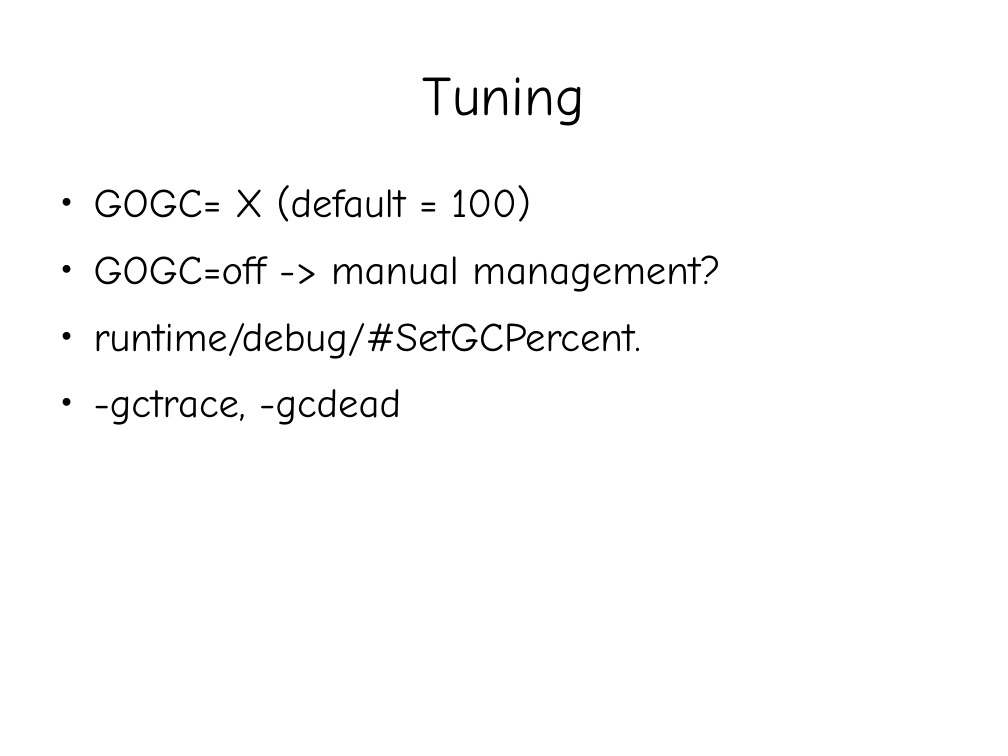
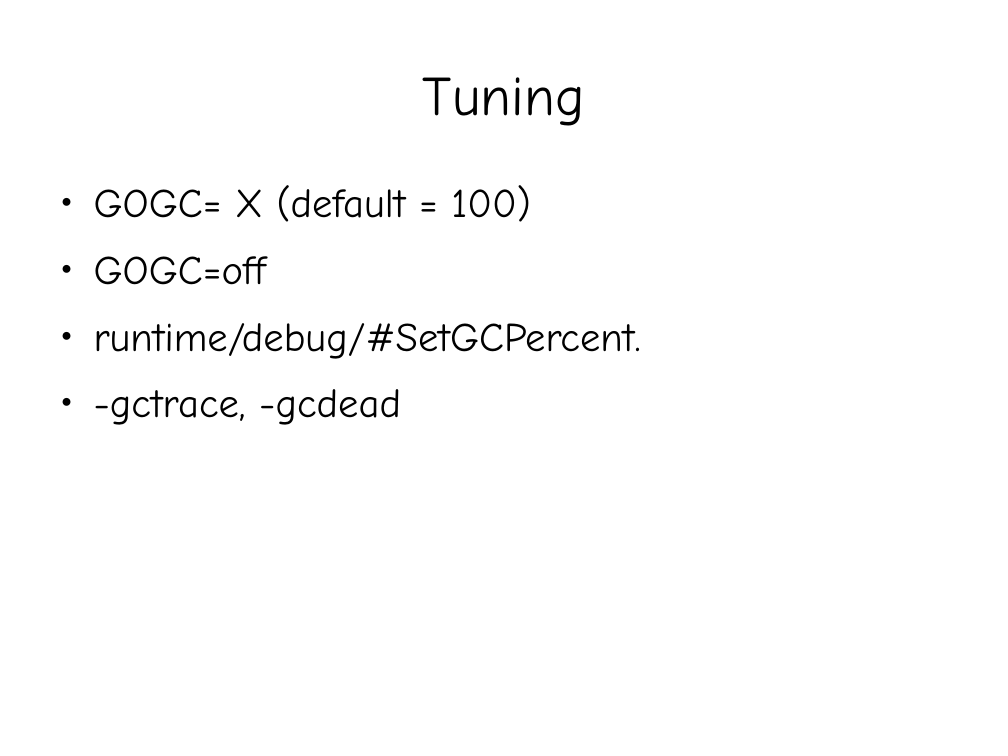
Before and after one commit to exklamationmark/talks, a slide deck: slide 14 of singapore_gophers_apr_2015/talk.odp (slide 12 before the commit). Drawn at 1008x756 pixels with LibreOffice and Linux fonts; fonts in the diff are those of the drawing. Boxes give left, top, right and bottom in pixels: in the first picture for what was removed or moved away, otherwise in the second. Text is boxed around its words. In the diff, an @@ line names an element or a change of style, - is before the commit and + after.

```diff
--- a/singapore_gophers_apr_2015/talk.odp
+++ b/singapore_gophers_apr_2015/talk.odp
@@ text at [94,256,266,285]: text changed @@
-● GOGC=off -> manual management?
+● GOGC=off
```
Also in this commit, not shown: 9 other slides changed, 2 slides added, 8 other files.
